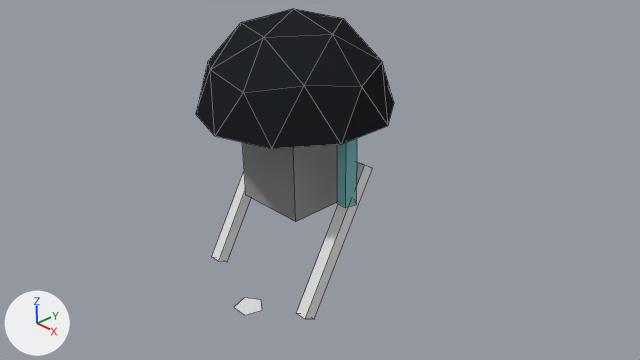
An edit to the Blender file Assets/Characters/Puller/puller.blend, drawn before and after from the same camera.
The view is the same before and after, from the file's camera 'Camera'. The axes (+X, +Y, +Z) are drawn at lower left. The lights are the same throughout. Mesh edges are drawn as thin lines.

Before the edit, the objects in view are built like this:
```python
me_circle = bpy.data.meshes.new('Circle')
me_circle.from_pydata(...)  # a 5-sided cylinder along z spanning x -0.238..0.238, y -0.202..0.25, z -1.209..0.0
me_circle.materials.append(mat_material_002)  # cyan #82bec0
me_circle_006 = bpy.data.meshes.new('Circle.006')
me_circle_006.from_pydata(...)  # 5 vertices, 1 face; spans x -0.238..0.238, y -0.202..0.25, z 0.0
me_cube = bpy.data.meshes.new('Cube')
me_cube.from_pydata(...)  # a box spanning x -1.0..1.0, y -1.0..1.0, z -1.0..1.0
me_cube.materials.append(mat_material)  # grey #969697
me_cube_001 = bpy.data.meshes.new('Cube.001')
me_cube_001.from_pydata(...)  # a box spanning x -0.1..0.1, y -0.1..0.1, z -2.34..0.1
me_cube_002 = bpy.data.meshes.new('Cube.002')
me_cube_002.from_pydata(...)  # a box spanning x -0.1..0.1, y -0.1..0.1, z -2.34..0.1
me_icosphere = bpy.data.meshes.new('Icosphere')
me_icosphere.from_pydata(...)  # 26 vertices, 41 faces; spans x -1.43..1.43, y -1.5..1.5, z 0.0..1.5
me_icosphere.materials.append(mat_material_001)  # black #232629
ob_circle = bpy.data.objects.new('Circle', me_circle)
ob_circle.location = (1.08, 0.0, 1.64)
ob_circle.scale = (0.6, 0.6, 1.0)
ob_circle_002 = bpy.data.objects.new('Circle.002', me_circle_006)
ob_circle_002.location = (-0.23, -0.95, -1.65)
ob_cube = bpy.data.objects.new('Cube', me_cube)
ob_cube.location = (0.0, 0.0, 0.9)
ob_cube.scale = (0.6, 0.6, 0.75)
ob_cube_001 = bpy.data.objects.new('Cube.001', me_cube_001)
ob_cube_001.location = (-1.09, 0.29, 0.85)
ob_cube_001.rotation_euler = (-0.524, 0.0, 0.0)  # degrees (-30, 0, 0)
ob_cube_002 = bpy.data.objects.new('Cube.002', me_cube_002)
ob_cube_002.location = (1.08, 0.29, 0.85)
ob_cube_002.rotation_euler = (-0.524, 0.0, 0.0)  # degrees (-30, 0, 0)
ob_icosphere = bpy.data.objects.new('Icosphere', me_icosphere)
ob_icosphere.location = (0.0, 0.0, 1.62)
```
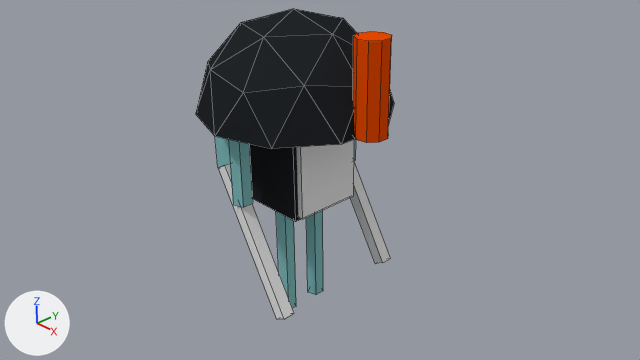
The newer file is also turned or shifted as a whole; pictures and numbers use the older file's frame.

Pixel boxes (x1, y1, x2, y2) of what changed, in the pictures (640 x 360 px):
'Cube', recoloured, reshaped: before (242, 142, 337, 222); after (215, 136, 230, 168)
'Face', added: after (353, 31, 392, 143)
'Cube.002', moved, turned: before (297, 162, 372, 319); after (350, 161, 390, 264)
'Cube.001', moved, turned: before (212, 171, 251, 262); after (219, 164, 294, 319)
'Heart', added: after (296, 140, 354, 219)
'Torso', added (black): after (249, 144, 301, 222)
'Cylinder', added (cyan): after (276, 212, 296, 308)
'Cylinder.001', added (cyan): after (306, 210, 323, 295)
'RightArm', added (cyan): after (228, 139, 253, 207)
'Circle', deleted (cyan): before (337, 138, 357, 208)
'Circle.002', deleted: before (234, 298, 262, 315)
'LeftArm', added: after (354, 139, 356, 160)

What the commit changed:
Material 'Material.003' (mat_material_003) is new.
Its base color is (0.799, 0.0685, 0.0) (orange #e74a00).
Material 'Material.005' (mat_material_005) is new.
Its base color is (0.8, 0.8, 0.8) (white #e7e7e7).
me_cube has 8 vertices, 6 faces and spans x -1.0..1.0, y -1.0..1.0, z -1.0..1.0.
me_cube no longer uses material mat_material (grey #969697).
me_cube now uses material mat_material_001 (black #232629).
Mesh me_cube_006 is new.
It is a box spanning x -1.85..-0.98, y -1.25..1.25, z -0.51..1.53.
It uses material mat_material_002 (cyan #82bec0).
Mesh me_circle_1 is new.
It is a 5-sided cylinder along z spanning x -0.238..0.238, y -0.202..0.25, z -1.209..0.0.
It uses material mat_material_002 (cyan #82bec0).
Mesh me_circle_001_1 is new.
It is a 5-sided cylinder along z spanning x -0.238..0.238, y -0.202..0.25, z -1.209..0.0.
It uses material mat_material_002 (cyan #82bec0).
Mesh me_cylinder is new.
It is a 9-sided cylinder along z spanning x -0.492..0.492, y -0.47..0.5, z -1.021..0.351.
It uses material mat_material_003 (orange #e74a00).
Mesh me_cube_004 is new.
It is a box spanning x -0.54..0.54, y -0.54..0.54, z -0.677..0.688.
It uses material mat_material_005 (white #e7e7e7).
Mesh me_cylinder_003 is new.
It is a 5-sided cylinder along z spanning x -0.14..0.14, y -0.12..0.14, z -1.0..1.0.
It uses material mat_material_002 (cyan #82bec0).
Object 'Circle.002' (ob_circle_002) is deleted.
Object 'Cube.002' (ob_cube_002) moves from (1.08, 0.29, 0.85) to (-0.29, 1.08, 0.85).
Object 'Cube.002' (ob_cube_002) turns from (-30, 0, 0) to (-30, 0, 90) degrees about x, y and z.
Object 'Cube.001' (ob_cube_001) moves from (-1.09, 0.29, 0.85) to (-0.29, -1.09, 0.85).
Object 'Cube.001' (ob_cube_001) turns from (-30, 0, 0) to (-30, 0, 90) degrees about x, y and z.
Object 'Circle' (ob_circle) is deleted.
Object 'Cube' (ob_cube) now shows me_cube_006 instead of me_cube.
Object 'Torso' (ob_torso) is new; it shows me_cube.
Its location is (0.0, 0.0, 0.9).
Its rotation in degrees is (0, 0, 90).
Its scale is (0.6, 0.6, 0.75).
Object 'LeftArm' (ob_leftarm) is new; it shows me_circle_1.
Its location is (0.0, 1.08, 1.64).
Its rotation in degrees is (0, 0, 90).
Its scale is (0.6, 0.6, 1.0).
Object 'RightArm' (ob_rightarm) is new; it shows me_circle_001_1.
Its location is (0.0, -1.1, 1.64).
Its rotation in degrees is (0, 0, 90).
Its scale is (0.6, 0.6, 1.0).
Object 'Face' (ob_face) is new; it shows me_cylinder.
Its location is (1.52, 0.0, 2.65).
Its rotation in degrees is (0, 0, 90).
Its scale is (0.5, 0.5, 1.0).
Object 'Heart' (ob_heart) is new; it shows me_cube_004.
Its location is (0.16, 0.0, 0.88).
Its rotation in degrees is (0, 0, 90).
Object 'Cylinder' (ob_cylinder) is new; it shows me_cylinder_003.
Its location is (0.0, -0.31, -0.85).
Its rotation in degrees is (0, 0, 90).
Object 'Cylinder.001' (ob_cylinder_001) is new; it shows a copy of me_cylinder_003.
Its location is (0.0, 0.32, -0.85).
Its rotation in degrees is (0, 0, 90).
